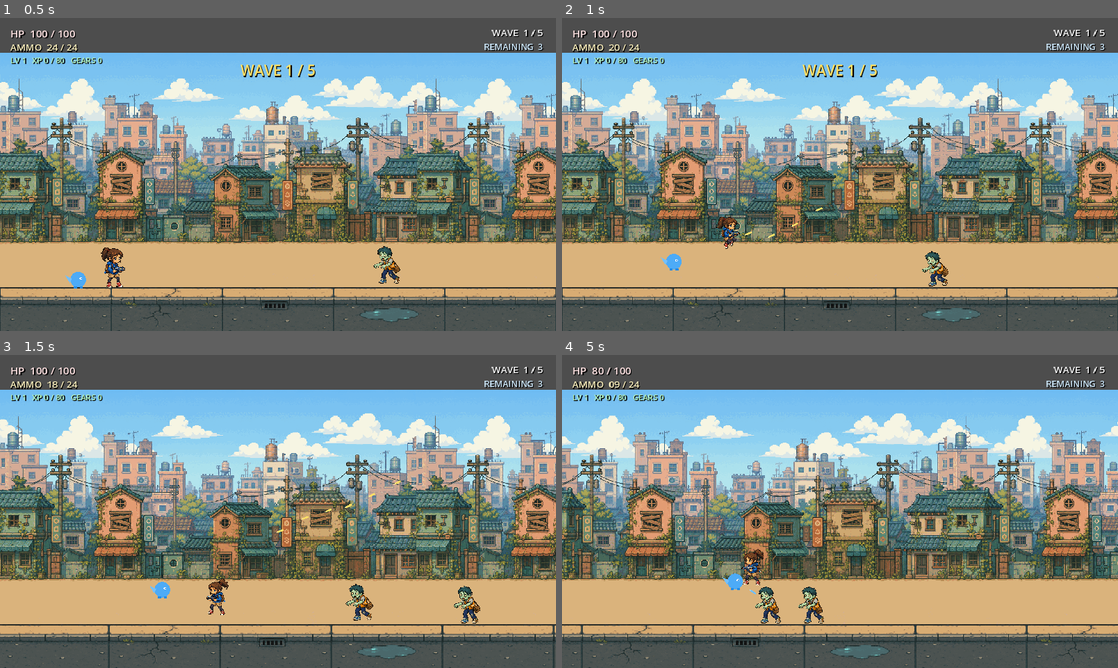
Above: before the commit, frames 1-4 (two rows, left to right).
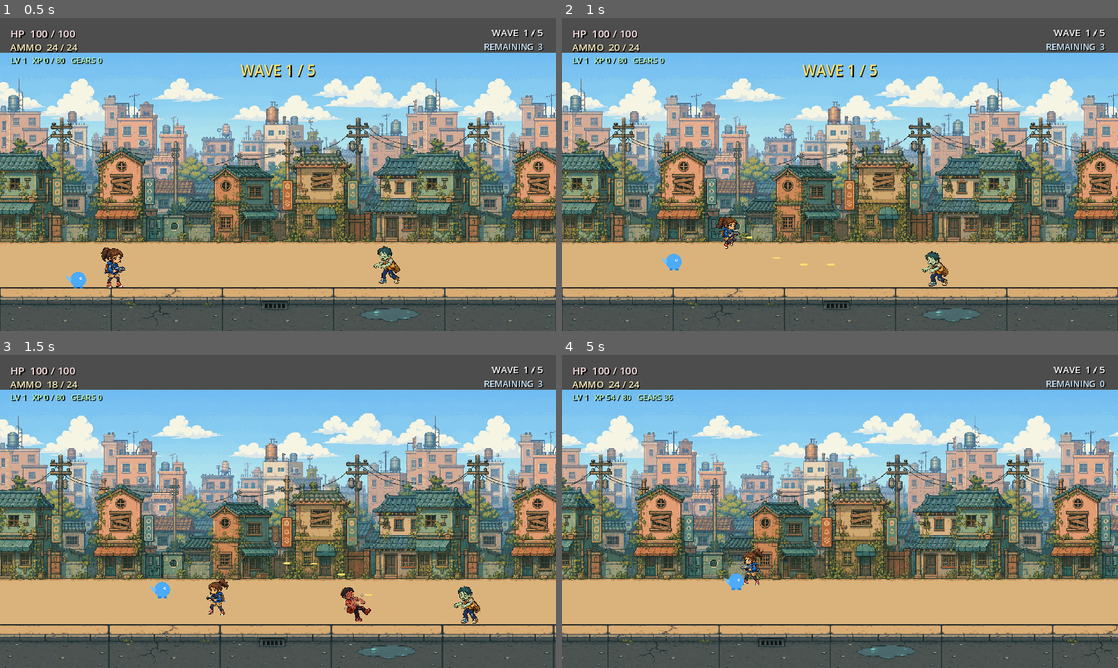
Above: after the commit, the same moments.

Repository: Fishforgithub/pets-vs-zombies
Game: Godot game, scene res://game/main/main.tscn
The game is run twice, just before and just after one commit, with the same random seed, the same clock (stepped at 60 frames per second) and the same inputs.
Inputs (mouse positions are in pixels of both pictures, inside the frame that each line leads up to):
- Up to frame 1 (0.5 s): no input
- Up to frame 2 (1 s): tap Enter (restart) at 0.5 s; move the mouse to (962, 158) at 0.52 s; press the mouse at (962, 158) at 0.53 s; hold D (move_right) from 0.53 s (still down); tap Space (jump) at 0.77 s
- Up to frame 3 (1.5 s): keep holding D (move_right); move the mouse to (166, 527) at 1.27 s; release the mouse at (166, 527) at 1.28 s; tap S (crouch) at 1.35 s
- Up to frame 4 (5 s): tap Space (jump) at 1.52, 3.02, 3.77, 4.52 s; click (728, 527) at 1.55 s; move the mouse to (895, 442) at 2.02 s; release D (move_right) at 2.03 s; press the mouse at (895, 442) at 2.03 s; hold A (move_left) 2.03-2.78 s; move the mouse to (812, 574) at 2.77 s; release the mouse at (812, 574) at 2.78 s; hold D (move_right) 2.78-4.28 s; click (812, 574) at 2.85 s; move the mouse to (1006, 558) at 3.52 s; hold S (crouch) 3.53-4.28 s; click (1006, 558) at 3.8 s; tap R (reload) at 4.15 s; move the mouse to (673, 464) at 4.27 s; hold A (move_left) from 4.28 s (still down); click (673, 464) at 4.35 s

Frame 1 is identical in both runs. In frame 2, less than 0.1% of the frame differs, in the area x 32-49%, y 60-80%; in frame 3, 0.5%; in frame 4, 37%, in the area x 0-100%, y 4-100%.

Commit message:
fix: stabilize gunfire and add hit feedback

Diff:
--- a/game/enemies/zombie.gd
+++ b/game/enemies/zombie.gd
@@ -45,7 +45,7 @@
 	hurt_animation_timer = maxf(0.0, hurt_animation_timer - delta)
 	hit_flash = maxf(0.0, hit_flash - delta)
 	if is_instance_valid(character_sprite):
-		character_sprite.modulate = Color("ffb3b3") if hit_flash > 0.0 else Color.WHITE
+		character_sprite.modulate = Color("ff6b6b") if hit_flash > 0.0 else Color.WHITE
 	if is_instance_valid(target) and not target.is_dead:
 		var distance_x := target.global_position.x - global_position.x
 		if absf(distance_x) > 35.0:
@@ -73,7 +73,7 @@
 	if is_dead:
 		return
 	health = maxi(0, health - amount)
-	hit_flash = 0.12
+	hit_flash = 0.18
 	velocity += knockback_direction.normalized() * 95.0
 	if health <= 0:
 		is_dead = true
--- a/game/pets/pet_companion.gd
+++ b/game/pets/pet_companion.gd
@@ -61,7 +61,7 @@
 	bullet.global_position = global_position + shot_direction * 22.0 + Vector2(0, -18)
 	bullet.speed = 560.0
 	var skill_level := owner_player.progression.get_pet_skill_level(ENERGY_BOLT.skill_id)
-	bullet.configure(shot_direction, &"enemies", ENERGY_BOLT.damage_at(skill_level), Color("74c0fc"))
+	bullet.configure(shot_direction, &"enemies", ENERGY_BOLT.damage_at(skill_level), Color("74c0fc"), 2)
 	attack_cooldown = ENERGY_BOLT.cooldown_at(skill_level)
 
 func _draw() -> void:
--- a/game/player/player.gd
+++ b/game/player/player.gd
@@ -160,7 +160,7 @@
 	get_tree().current_scene.add_child(bullet)
 	bullet.global_position = get_muzzle_global_position()
 	var weapon_level := progression.get_weapon_level(equipped_weapon.weapon_id)
-	bullet.configure(aim_direction, &"enemies", equipped_weapon.damage_at(weapon_level), Color("ffe066"))
+	bullet.configure(get_fire_direction(), &"enemies", equipped_weapon.damage_at(weapon_level), Color("ffe066"), 1)
 	ammo -= 1
 	fire_cooldown = fire_interval
 	fire_animation_timer = fire_animation_duration
@@ -168,6 +168,9 @@
 
 func get_muzzle_global_position() -> Vector2:
 	return global_position + _get_muzzle_local_position()
+
+func get_fire_direction() -> Vector2:
+	return Vector2.LEFT if aim_direction.x < 0.0 else Vector2.RIGHT
 
 func _get_muzzle_local_position() -> Vector2:
 	var offset := CROUCH_MUZZLE_OFFSET if is_crouching else STANDING_MUZZLE_OFFSET
--- a/game/projectiles/bullet.gd
+++ b/game/projectiles/bullet.gd
@@ -1,11 +1,14 @@
 class_name GameBullet
 extends Area2D
+
+const COMBAT_HIT_EFFECT := preload("res://game/vfx/combat_hit_effect.tscn")
 
 @export var speed: float = 720.0
 @export var damage: int = 20
 @export var lifetime: float = 1.8
 @export var target_group: StringName = &"enemies"
 @export var color: Color = Color("ffe066")
+@export_range(0, 3) var impact_effect_index: int = 1
 
 var direction: Vector2 = Vector2.RIGHT
 var hit_consumed: bool = false
@@ -21,11 +24,12 @@
 	if lifetime <= 0.0:
 		queue_free()
 
-func configure(new_direction: Vector2, new_target_group: StringName, new_damage: int, new_color: Color) -> void:
+func configure(new_direction: Vector2, new_target_group: StringName, new_damage: int, new_color: Color, new_impact_effect_index: int = 1) -> void:
 	direction = new_direction.normalized()
 	target_group = new_target_group
 	damage = new_damage
 	color = new_color
+	impact_effect_index = clampi(new_impact_effect_index, 0, 3)
 	rotation = direction.angle()
 	queue_redraw()
 
@@ -48,7 +52,16 @@
 		return
 	hit_consumed = true
 	damage_target.take_damage(damage, direction)
+	_spawn_impact_effect()
 	queue_free()
+
+func _spawn_impact_effect() -> void:
+	if get_tree().current_scene == null:
+		return
+	var effect := COMBAT_HIT_EFFECT.instantiate() as CombatHitEffect
+	get_tree().current_scene.add_child(effect)
+	effect.global_position = global_position
+	effect.configure(impact_effect_index, 0.16)
 
 func _draw() -> void:
 	draw_rect(Rect2(-7.0, -2.0, 14.0, 4.0), color)
--- /dev/null
+++ b/game/vfx/combat_hit_effect.gd
@@ -0,0 +1,29 @@
+class_name CombatHitEffect
+extends Sprite2D
+
+@export_range(0, 3) var effect_index: int = 1
+@export var presentation_duration: float = 0.16
+
+var remaining: float
+
+func _ready() -> void:
+	_apply_effect_region()
+	remaining = presentation_duration
+
+func configure(index: int, duration: float = 0.16) -> void:
+	effect_index = clampi(index, 0, 3)
+	presentation_duration = maxf(0.05, duration)
+	remaining = presentation_duration
+	_apply_effect_region()
+
+func _process(delta: float) -> void:
+	remaining = maxf(0.0, remaining - delta)
+	var progress := remaining / presentation_duration
+	modulate.a = clampf(progress * 1.8, 0.0, 1.0)
+	scale = Vector2.ONE * (0.22 + (1.0 - progress) * 0.08)
+	if remaining <= 0.0:
+		queue_free()
+
+func _apply_effect_region() -> void:
+	region_enabled = true
+	region_rect = Rect2(effect_index * 256.0, 0.0, 256.0, 256.0)
--- /dev/null
+++ b/game/vfx/combat_hit_effect.tscn
@@ -0,0 +1,11 @@
+[gd_scene load_steps=3 format=3]
+
+[ext_resource type="Texture2D" path="res://assets/vfx/combat_effects.png" id="1"]
+[ext_resource type="Script" path="res://game/vfx/combat_hit_effect.gd" id="2"]
+
+[node name="CombatHitEffect" type="Sprite2D"]
+texture = ExtResource("1")
+region_enabled = true
+region_rect = Rect2(256, 0, 256, 256)
+scale = Vector2(0.22, 0.22)
+script = ExtResource("2")
--- /dev/null
+++ b/tests/combat-feedback.gd
@@ -0,0 +1,76 @@
+extends SceneTree
+
+var failures: Array[String] = []
+
+func _init() -> void:
+	call_deferred("_run")
+
+func _run() -> void:
+	var bullet_scene := load("res://game/projectiles/bullet.tscn") as PackedScene
+	var zombie_scene := load("res://game/enemies/zombie.tscn") as PackedScene
+	var effect_scene := load("res://game/vfx/combat_hit_effect.tscn") as PackedScene
+	_check(bullet_scene != null and zombie_scene != null and effect_scene != null, "Combat feedback scenes load")
+	if bullet_scene == null or zombie_scene == null or effect_scene == null:
+		_finish()
+		return
+
+	var host := Node2D.new()
+	root.add_child(host)
+	current_scene = host
+	var zombie := zombie_scene.instantiate() as ZombieEnemy
+	host.add_child(zombie)
+	var bullet := bullet_scene.instantiate() as GameBullet
+	host.add_child(bullet)
+	bullet.global_position = Vector2(80.0, 40.0)
+	bullet.configure(Vector2.RIGHT, &"enemies", 20, Color("ffe066"), 1)
+	var health_before := zombie.health
+	bullet._try_damage(zombie)
+	_check(bullet.hit_consumed, "Player bullet consumes its hit once")
+	_check(zombie.health == health_before - 20, "Player bullet applies configured damage")
+	_check(is_equal_approx(zombie.hit_flash, 0.18), "Enemy uses the stronger hit-flash duration")
+	var bullet_effect := _find_effect(host, 1)
+	_check(bullet_effect != null, "Player bullet spawns the authored impact effect")
+	if bullet_effect != null:
+		_check(bullet_effect.global_position == bullet.global_position, "Impact effect appears at the collision position")
+		_check(bullet_effect.region_rect == Rect2(256.0, 0.0, 256.0, 256.0), "Player impact selects combat-effect cell 1")
+
+	var pet_bullet := bullet_scene.instantiate() as GameBullet
+	host.add_child(pet_bullet)
+	pet_bullet.global_position = Vector2(100.0, 45.0)
+	pet_bullet.configure(Vector2(1.0, -0.2), &"enemies", 8, Color("74c0fc"), 2)
+	pet_bullet._try_damage(zombie)
+	var pet_effect := _find_effect(host, 2)
+	_check(pet_effect != null, "Pet projectile spawns the authored energy-hit effect")
+	if pet_effect != null:
+		_check(pet_effect.region_rect == Rect2(512.0, 0.0, 256.0, 256.0), "Pet impact selects combat-effect cell 2")
+
+	var standalone_effect := effect_scene.instantiate() as CombatHitEffect
+	host.add_child(standalone_effect)
+	standalone_effect.configure(1, 0.1)
+	_check(standalone_effect.get_child_count() == 0, "Combat impact remains presentation-only without collision")
+	standalone_effect._process(0.1)
+	_check(standalone_effect.is_queued_for_deletion(), "Combat impact removes itself after its flash")
+
+	host.queue_free()
+	_finish()
+
+func _find_effect(host: Node, effect_index: int) -> CombatHitEffect:
+	for child in host.get_children():
+		if child is CombatHitEffect and (child as CombatHitEffect).effect_index == effect_index:
+			return child as CombatHitEffect
+	return null
+
+func _check(condition: bool, message: String) -> void:
+	if condition:
+		print("PASS: ", message)
+	else:
+		failures.append(message)
+		push_error("FAIL: " + message)
+
+func _finish() -> void:
+	if failures.is_empty():
+		print("Combat feedback checks passed.")
+		quit(0)
+	else:
+		printerr("Combat feedback checks failed: ", ", ".join(failures))
+		quit(1)
--- a/tests/production-animations.gd
+++ b/tests/production-animations.gd
@@ -36,7 +36,7 @@
 		_check_single_frame_animation(player_frames, animation_name)
 
 	var starting_ammo := player.ammo
-	player.aim_direction = Vector2.RIGHT
+	player.aim_direction = Vector2(1.0, 0.65).normalized()
 	var standing_muzzle := player.get_muzzle_global_position()
 	_check(standing_muzzle.x > player.global_position.x, "Right-facing muzzle is in front of the player")
 	_check(standing_muzzle.y < player.global_position.y - 40.0, "Standing muzzle aligns above the player's feet")
@@ -46,6 +46,8 @@
 	_check(spawned_bullet != null, "Firing spawns a bullet")
 	if spawned_bullet != null:
 		_check(spawned_bullet.global_position.is_equal_approx(standing_muzzle), "Bullet spawns at the standing muzzle")
+		_check(is_equal_approx(spawned_bullet.direction.y, 0.0), "Grounded gunfire stays horizontal with horizontal-only character art")
+		_check(spawned_bullet.direction.x > 0.0, "Diagonal right aim resolves to rightward gunfire")
 	_check(player.fire_animation_timer > 0.0, "Firing starts the fire animation timer")
 	player._update_animation(0.0)
 	_check(player.character_sprite.animation == &"fire", "Fire state has animation priority")
Not shown, changed: tests/project-structure.mjs
